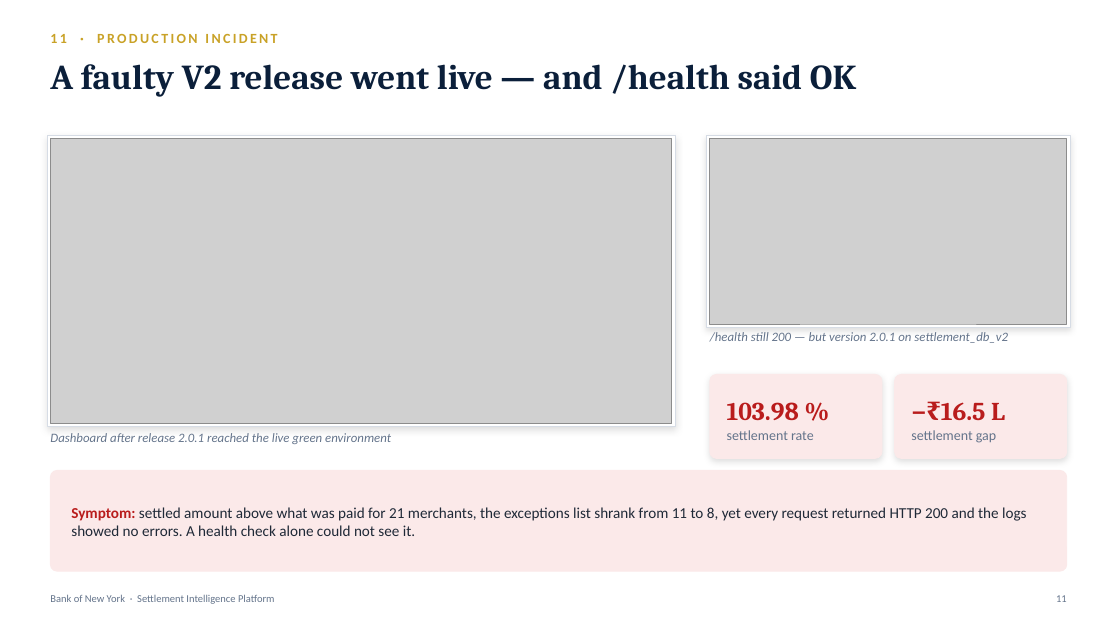
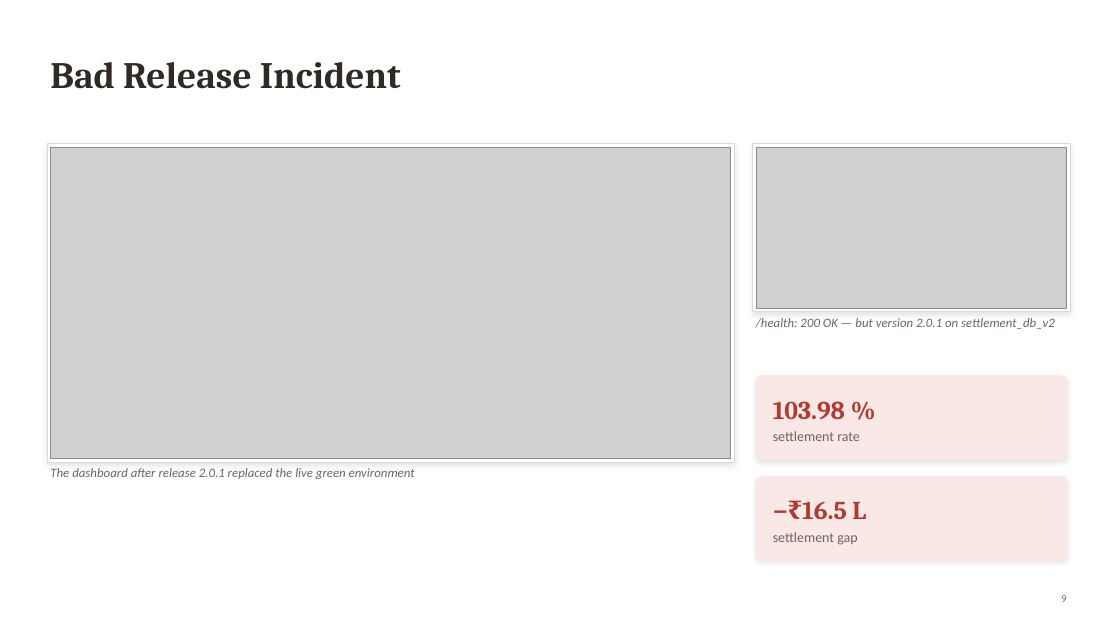
Before and after one commit to Ghanshyam-02/capstone-2, a slide deck: slide 10 of presentation/Settlement_Intelligence_Platform.pptx (slide 12 before the commit). Drawn at 1120x630 pixels with LibreOffice and Linux fonts; fonts in the diff are those of the drawing; grey boxes stand for pictures. Boxes give left, top, right and bottom in pixels: in the first picture for what was removed or moved away, otherwise in the second. Text is boxed around its words. In the diff, an @@ line names an element or a change of style, - is before the commit and + after.

```diff
--- a/presentation/Settlement_Intelligence_Platform.pptx
+++ b/presentation/Settlement_Intelligence_Platform.pptx
@@ text "Bad Release Incident" at box(50, 62, 401, 89): vertical alignment top to middle @@
@@ text at box(50, 62, 401, 89): text changed; size 12 to 32 pt; font Calibri to Cambria; text colour #C9A227 to #2F2A24 @@
-11 · PRODUCTION INCIDENT
+Bad Release Incident
@@ text removed at box(50, 64, 856, 97) @@
-A faulty V2 release went live — and /health said OK
@@ rectangle at box(47, 144, 734, 462): outline #D6DCE5 0.75 pt to #DDD9D2 0.75 pt; shadow changed @@
@@ rectangle: place and size @@
-rectangle at box(47, 135, 676, 427)
+rectangle at box(47, 144, 734, 462)
@@ picture: place and size @@
-picture at box(50, 139, 672, 423)
+picture at box(50, 147, 731, 459)
@@ rectangle: place and size @@
-rectangle at box(707, 135, 1070, 328)
+rectangle at box(753, 144, 1070, 312)
@@ rectangle at box(753, 144, 1070, 312): outline #D6DCE5 0.75 pt to #DDD9D2 0.75 pt; shadow changed @@
@@ picture: place and size @@
-picture at box(710, 139, 1067, 324)
+picture at box(756, 147, 1067, 308)
@@ text at box(756, 318, 1055, 329): text changed; text colour #64748B to #6B6560 @@
-/health still 200 — but version 2.0.1 on settlement_db_v2
+/health: 200 OK — but version 2.0.1 on settlement_db_v2
@@ rounded rectangle removed at box(710, 375, 882, 459) @@
@@ rounded rectangle: place and size @@
-rounded rectangle at box(895, 375, 1067, 459)
+rounded rectangle at box(756, 376, 1067, 460)
@@ rounded rectangle at box(756, 376, 1067, 460): fill #FBE9E9 to #F9E8E5; outline #FBE9E9 0.75 pt to #F9E8E5 0.75 pt; shadow changed; proportions changed @@
@@ text "103.98 %": place and size @@
-text "103.98 %" at box(727, 402, 799, 420)
+text "103.98 %" at box(773, 401, 845, 419)
@@ text "103.98 %" at box(773, 401, 845, 419): text colour #B91C1C to #B03A2E @@
@@ text "settlement rate": place and size @@
-text "settlement rate" at box(727, 430, 814, 440)
+text "settlement rate" at box(773, 431, 860, 441)
@@ text "settlement rate" at box(773, 431, 860, 441): text colour #64748B to #6B6560 @@
@@ text at box(50, 468, 415, 479): text changed; text colour #64748B to #6B6560 @@
-Dashboard after release 2.0.1 reached the live green environment
+The dashboard after release 2.0.1 replaced the live green environment
@@ rounded rectangle removed at box(50, 471, 1067, 571) @@
@@ rounded rectangle added at box(756, 476, 1067, 560), fill #F9E8E5, outline #F9E8E5 0.75 pt @@
@@ text removed at box(71, 507, 1026, 536) @@
-Symptom: settled amount above what was paid for 21 merchants, the exceptions list shrank from 11 to 8, yet every request returned HTTP 200 and the logs showed no errors. A health check alone could not see it.
@@ text "−₹16.5 L" at box(802, 501, 866, 519): text colour #B91C1C to #B03A2E @@
@@ text "−₹16.5 L": place and size @@
-text "−₹16.5 L" at box(941, 402, 1005, 420)
+text "−₹16.5 L" at box(802, 501, 866, 519)
@@ text "settlement gap" at box(773, 532, 857, 545): text colour #64748B to #6B6560 @@
@@ text "settlement gap": place and size @@
-text "settlement gap" at box(911, 430, 996, 443)
+text "settlement gap" at box(773, 532, 857, 545)
@@ text removed at box(50, 594, 275, 604) @@
-Bank of New York · Settlement Intelligence Platform
@@ text at box(1061, 595, 1066, 602): text changed; text colour #64748B to #6B6560 @@
-11
+9
```
Also in this commit, not shown: 7 other slides changed, 5 slides added, 8 slides removed, 3 other files.
